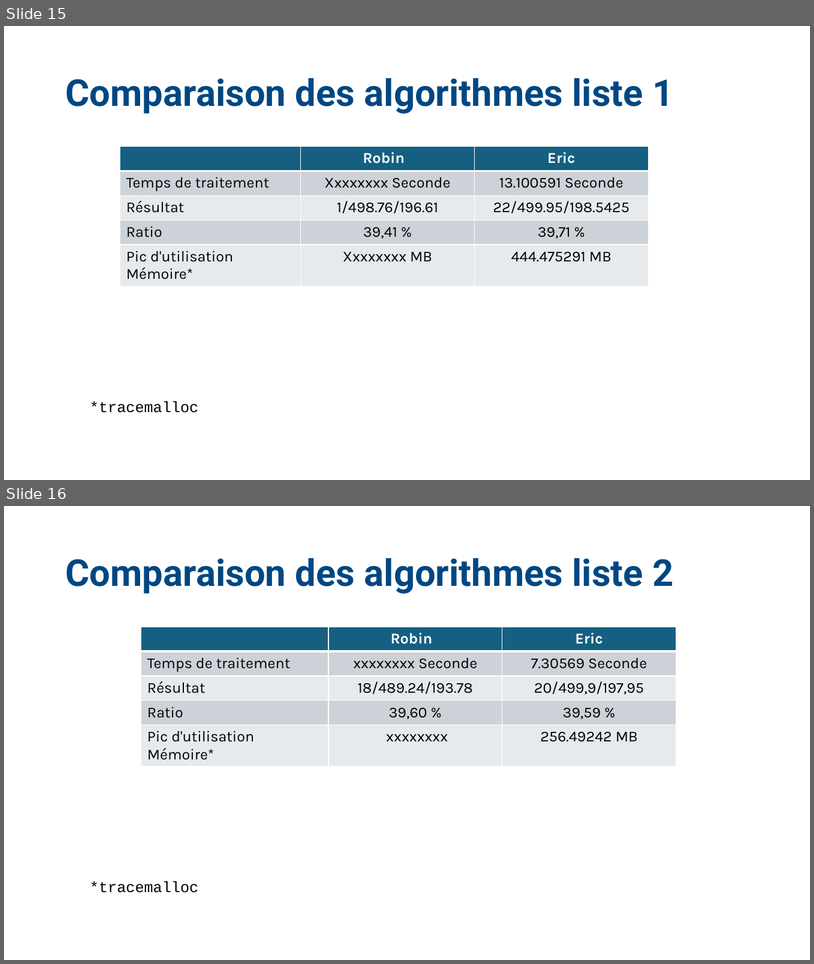
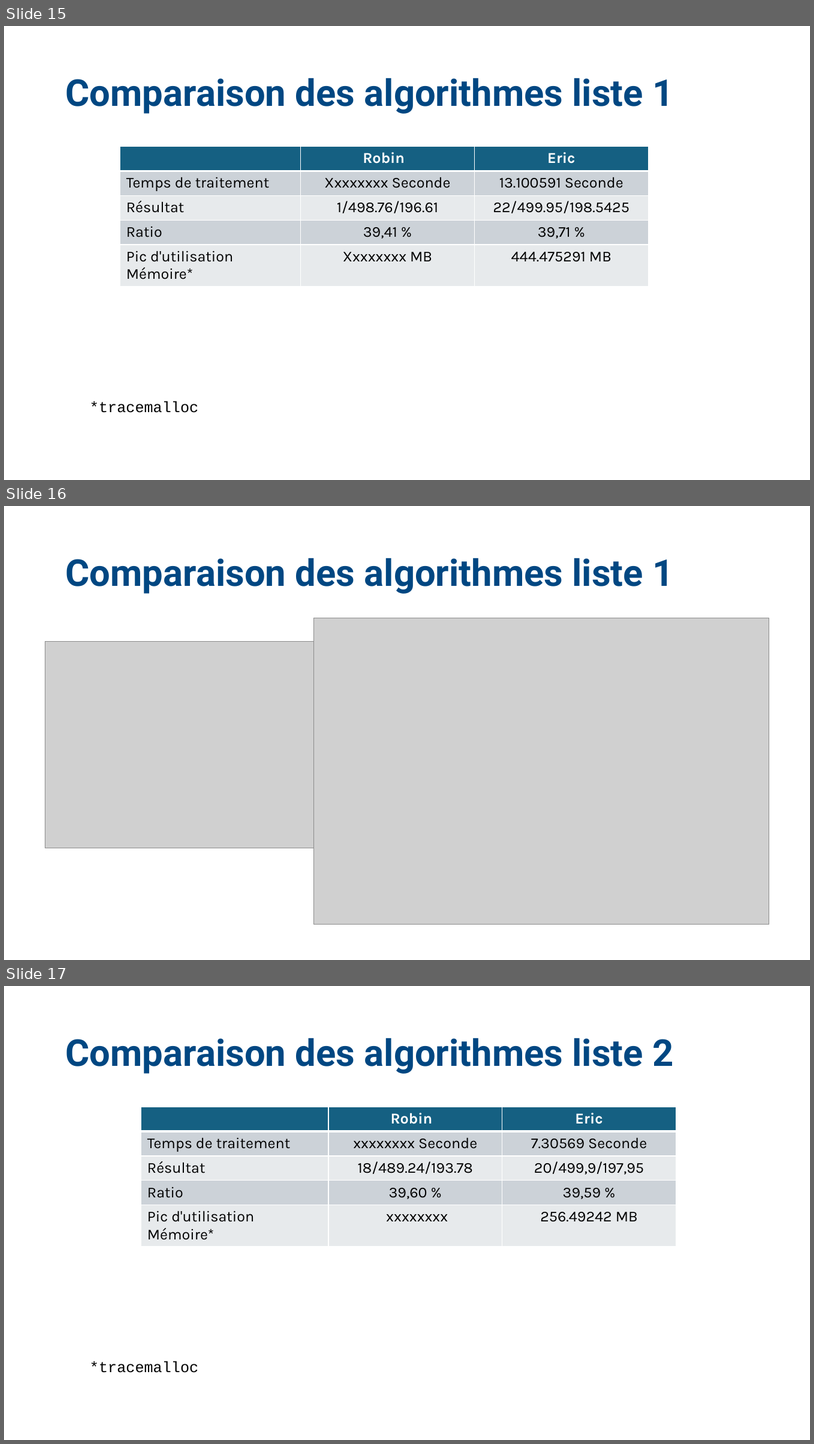
Before and after one commit to Thorrien/AlgoInvest-Trade, a slide deck: ppt/AlgoInvest&Trade.pptx. Shown one above the other, each under a label of ours: slides 15 and 16 before the commit, slides 15, 16 and 17 after it. The pictures are 814x964 and 814x1444 pixels, drawn with LibreOffice and Linux fonts; fonts in the diff are those of the drawing; grey boxes stand for pictures. Boxes give left, top, right and bottom in pixels: in the first picture for what was removed or moved away, otherwise in the second. Text is boxed around its words. In the diff, an @@ line names an element or a change of style, - is before the commit and + after.

```diff
--- a/ppt/AlgoInvest&Trade.pptx
+++ b/ppt/AlgoInvest&Trade.pptx
@@ slide 16 added at [4,506,810,960], background #FFFFFF @@
@@ title added at [65,558,674,594], 44 pt, text #004782, bold @@
+Comparaison des algorithmes liste 1
@@ picture added at [314,618,769,924] @@
@@ picture added at [45,641,389,848] @@
@@ what was slide 16 is now slide 17 @@
```
Also in this commit, not shown: 1 other slide added.
